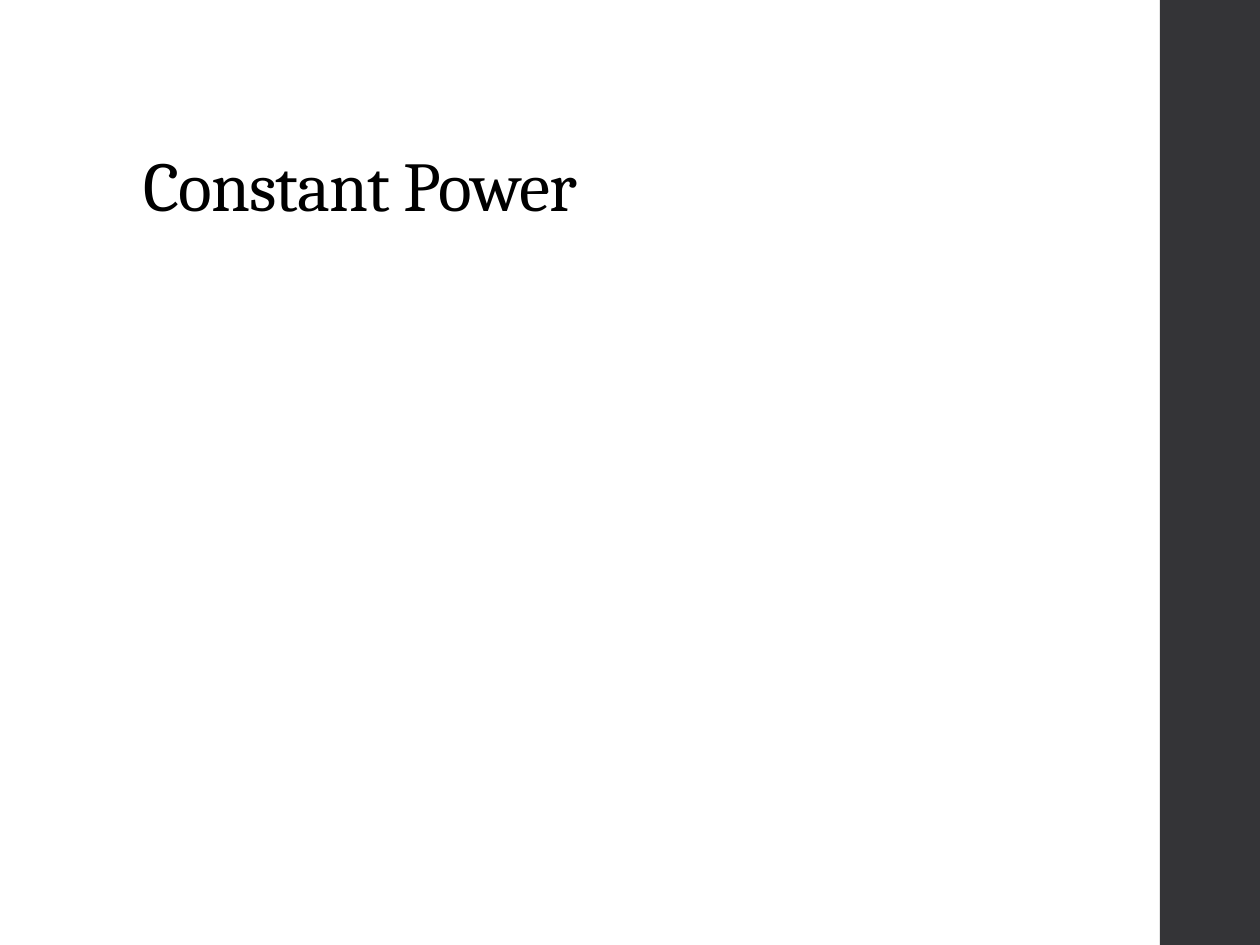
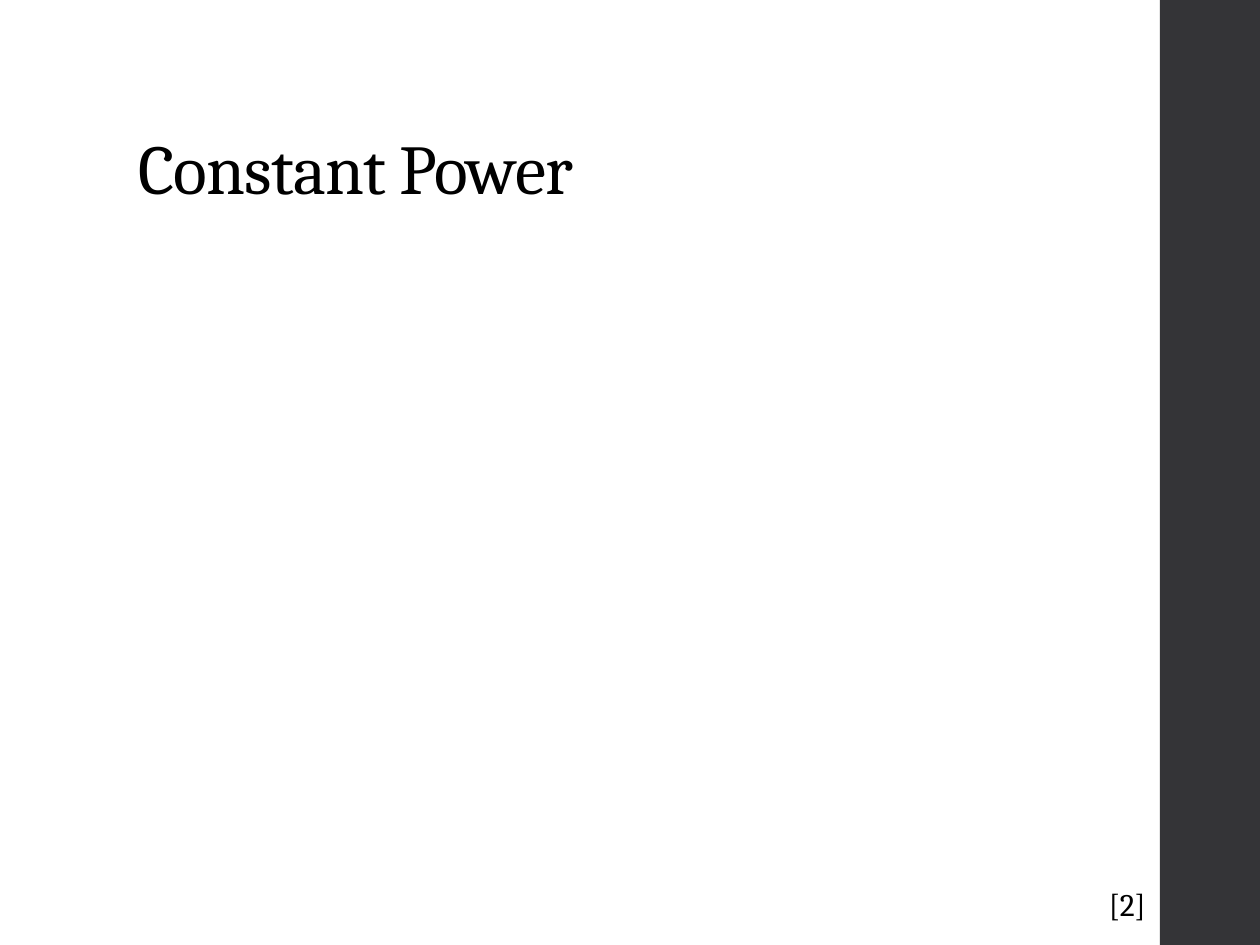
Before and after one commit to mswan96/SUPERB, a slide deck: slide 8 of Literature Review.pptx (slide 11 before the commit). Drawn at 1260x945 pixels with LibreOffice and Linux fonts; fonts in the diff are those of the drawing; grey boxes stand for pictures. Boxes give left, top, right and bottom in pixels: in the first picture for what was removed or moved away, otherwise in the second. Text is boxed around its words. In the diff, an @@ line names an element or a change of style, - is before the commit and + after.

```diff
--- a/Literature Review.pptx
+++ b/Literature Review.pptx
@@ title "Constant Power": place and size @@
-title "Constant Power" at [143,163,578,212]
+title "Constant Power" at [139,146,574,195]
@@ text added at [1109,893,1146,921], 18 pt, text #000000 @@
+[2]
```
Also in this commit, not shown: 12 other slides changed, 6 slides removed, 1 other file.
